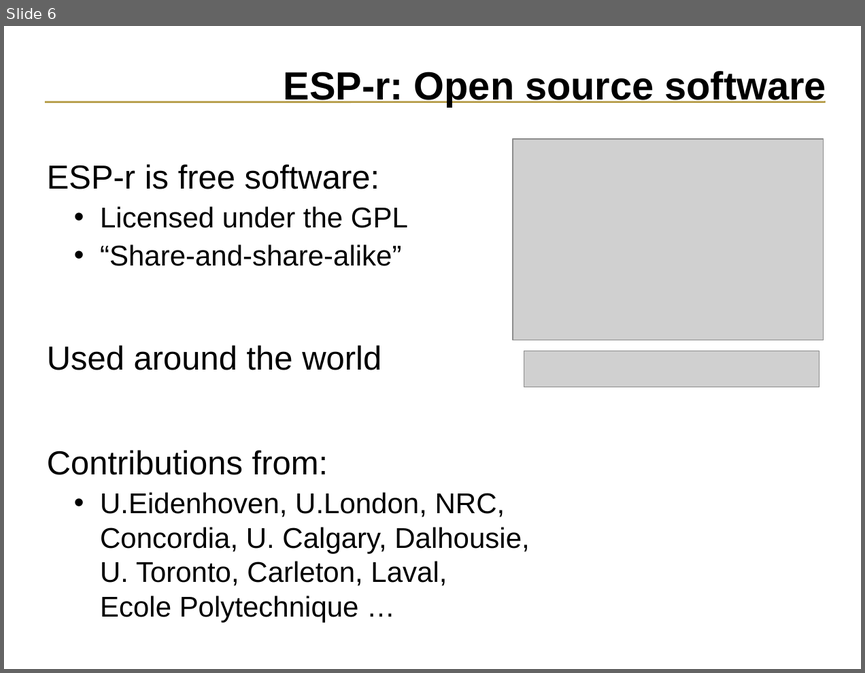
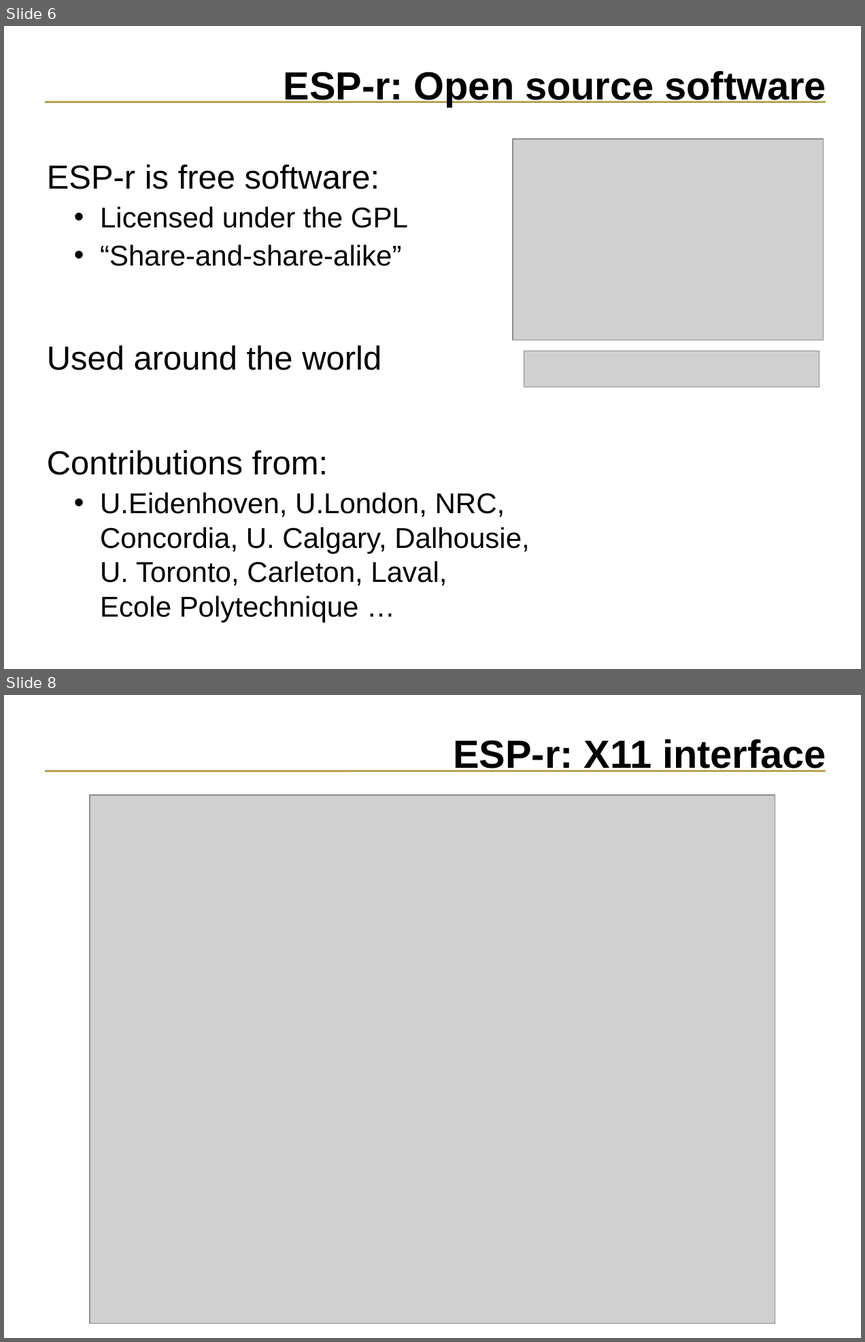
Before and after one commit to ESP-rCommunity/ESPrExtras, a slide deck: training/NRCan_course_materials/intro/introduction.ppt. Shown one above the other, each under a label of ours: slide 6 before the commit, slides 6 and 8 after it; the slides between them are not shown. The pictures are 865x673 and 865x1342 pixels, drawn with LibreOffice and Linux fonts; fonts in the diff are those of the drawing; grey boxes stand for pictures. Boxes give left, top, right and bottom in pixels: in the first picture for what was removed or moved away, otherwise in the second. Text is boxed around its words. In the diff, an @@ line names an element or a change of style, - is before the commit and + after.

```diff
--- a/training/NRCan_course_materials/intro/introduction.ppt
+++ b/training/NRCan_course_materials/intro/introduction.ppt
@@ slide 8 added at [4, 695, 861, 1338], background #FFFFFF; not listed: 1 template element that a slide beside it also shows @@
@@ title added at [453, 739, 826, 772], 33 pt, text #000000, bold @@
+ESP-r: X11 interface
@@ picture added at [90, 795, 775, 1323] @@
```
Also in this commit, not shown: 3 slides changed.
